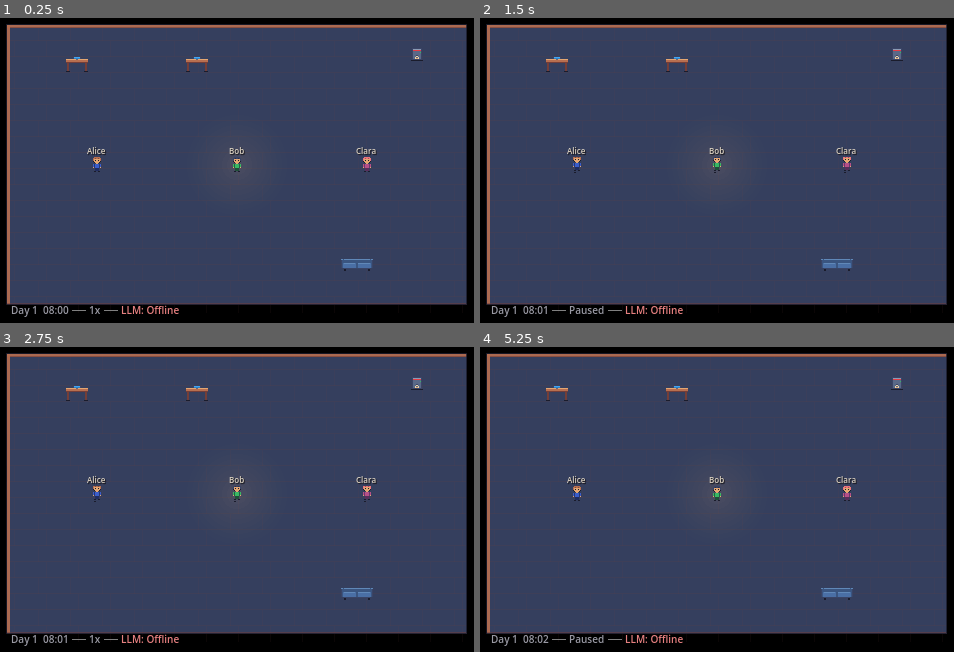
Above: before the commit, frames 1-4 (two rows, left to right).
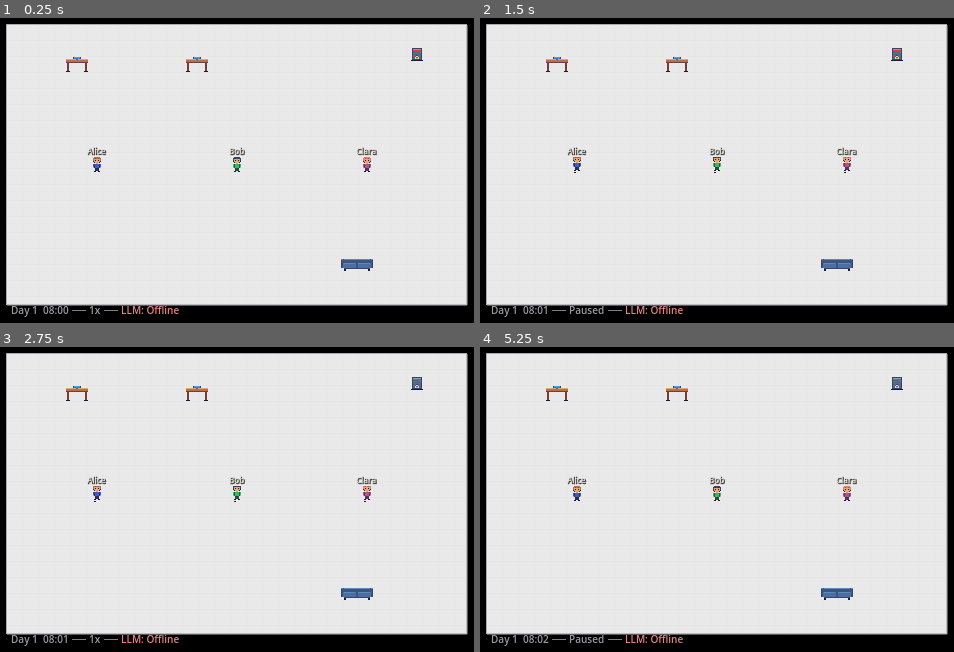
Above: after the commit, the same moments.

Repository: rsanandres/ayle
Game: Godot game, scene res://scenes/main/main.tscn
The game is run twice, just before and just after one commit, with the same random seed, the same clock (stepped at 60 frames per second) and the same inputs.
Inputs (mouse positions are in pixels of both pictures, inside the frame that each line leads up to):
- Up to frame 1 (0.25 s): no input
- Up to frame 2 (1.5 s): tap Enter at 0.5 s; drag from (574, 164) to (717, 164) at 0.52 s; tap Space (pause) at 1.25 s; drag from (717, 164) to (574, 164) at 1.27 s
- Up to frame 3 (2.75 s): tap Enter at 2 s; move the mouse to (364, 493) at 2.02 s; hold . (speed_up) from 2.03 s (still down); click (364, 493) at 2.17 s
- Up to frame 4 (5.25 s): release . (speed_up) at 2.75 s; tap Space (pause) at 2.75, 4.25 s; drag from (693, 557) to (574, 493) at 2.77 s; tap Enter at 3.5 s; move the mouse to (859, 542) at 3.52 s; hold , (speed_down) 3.53-4.25 s; drag from (574, 444) to (844, 493) at 4.27 s; move the mouse to (740, 493) at 5.02 s; hold , (speed_down) from 5.03 s (still down); click (740, 493) at 5.17 s

The runs differ from the first frame. In frame 1, 89% of the frame differs, in the area x 1-99%, y 1-95%; in frame 2, 89%; in frame 3, 89%; in frame 4, 89%.

Commit message:
Change room to clean white with subtle tile grid

Diff:
--- a/scenes/world/office.gd
+++ b/scenes/world/office.gd
@@ -1,5 +1,5 @@
 extends Node2D
-## The office world. Draws pixel art floor with warm cozy palette.
+## The office world. Clean white room with subtle details.
 
 @onready var objects_container: Node2D = $Objects
 @onready var agents_container: Node2D = $Agents
@@ -30,42 +30,19 @@
 func _draw() -> void:
 	var floor_rect := Rect2(_m, _m, _w, _h)
 
-	# Main floor — dark warm tone with slight transparency
-	draw_rect(floor_rect, Color(Palette.DARK_GRAY, 0.92))
+	# Clean white floor
+	draw_rect(floor_rect, Color(0.96, 0.96, 0.97, 0.95))
 
-	# Floor planks (horizontal lines, wood feel)
-	for y in range(int(_m), int(_m + _h), 16):
-		draw_line(
-			Vector2(_m, y), Vector2(_m + _w, y),
-			Color(Palette.WOOD_DARK, 0.15), 1.0
-		)
+	# Subtle tile grid
+	var grid_color := Color(0.88, 0.88, 0.9, 0.4)
+	for x in range(int(_m), int(_m + _w) + 1, 16):
+		draw_line(Vector2(x, _m), Vector2(x, _m + _h), grid_color, 1.0)
+	for y in range(int(_m), int(_m + _h) + 1, 16):
+		draw_line(Vector2(_m, y), Vector2(_m + _w, y), grid_color, 1.0)
 
-	# Subtle vertical plank offsets every other row
-	var row := 0
-	for y in range(int(_m), int(_m + _h), 16):
-		var offset := 8 if row % 2 == 1 else 0
-		for x in range(int(_m) + offset, int(_m + _w), 32):
-			draw_line(
-				Vector2(x, y), Vector2(x, y + 16),
-				Color(Palette.WOOD_DARK, 0.1), 1.0
-			)
-		row += 1
+	# Thin border
+	draw_rect(floor_rect, Color(0.75, 0.75, 0.78, 0.8), false, 1.0)
 
-	# Wall — top
-	draw_rect(Rect2(_m, _m, _w, 3), Color(Palette.WOOD_MID, 0.9))
-	draw_line(Vector2(_m, _m + 3), Vector2(_m + _w, _m + 3), Color(Palette.WOOD_DARK, 0.6), 1.0)
-
-	# Wall — left
-	draw_rect(Rect2(_m, _m, 3, _h), Color(Palette.WOOD_MID, 0.9))
-
-	# Baseboard — bottom
-	draw_rect(Rect2(_m, _m + _h - 2, _w, 2), Color(Palette.WOOD_DARK, 0.5))
-
-	# Border outline
-	draw_rect(floor_rect, Color(Palette.OUTLINE, 0.8), false, 1.0)
-
-	# Warm glow in center (ambient light spot)
-	var center := Vector2(_m + _w / 2, _m + _h / 2)
-	for r in range(60, 0, -5):
-		var alpha := 0.02 * (1.0 - float(r) / 60.0)
-		draw_circle(center, r, Color(Palette.WARM_YELLOW, alpha))
+	# Soft shadow along bottom and right edges (depth)
+	draw_line(Vector2(_m, _m + _h), Vector2(_m + _w, _m + _h), Color(0.7, 0.7, 0.72, 0.5), 2.0)
+	draw_line(Vector2(_m + _w, _m), Vector2(_m + _w, _m + _h), Color(0.7, 0.7, 0.72, 0.5), 2.0)
